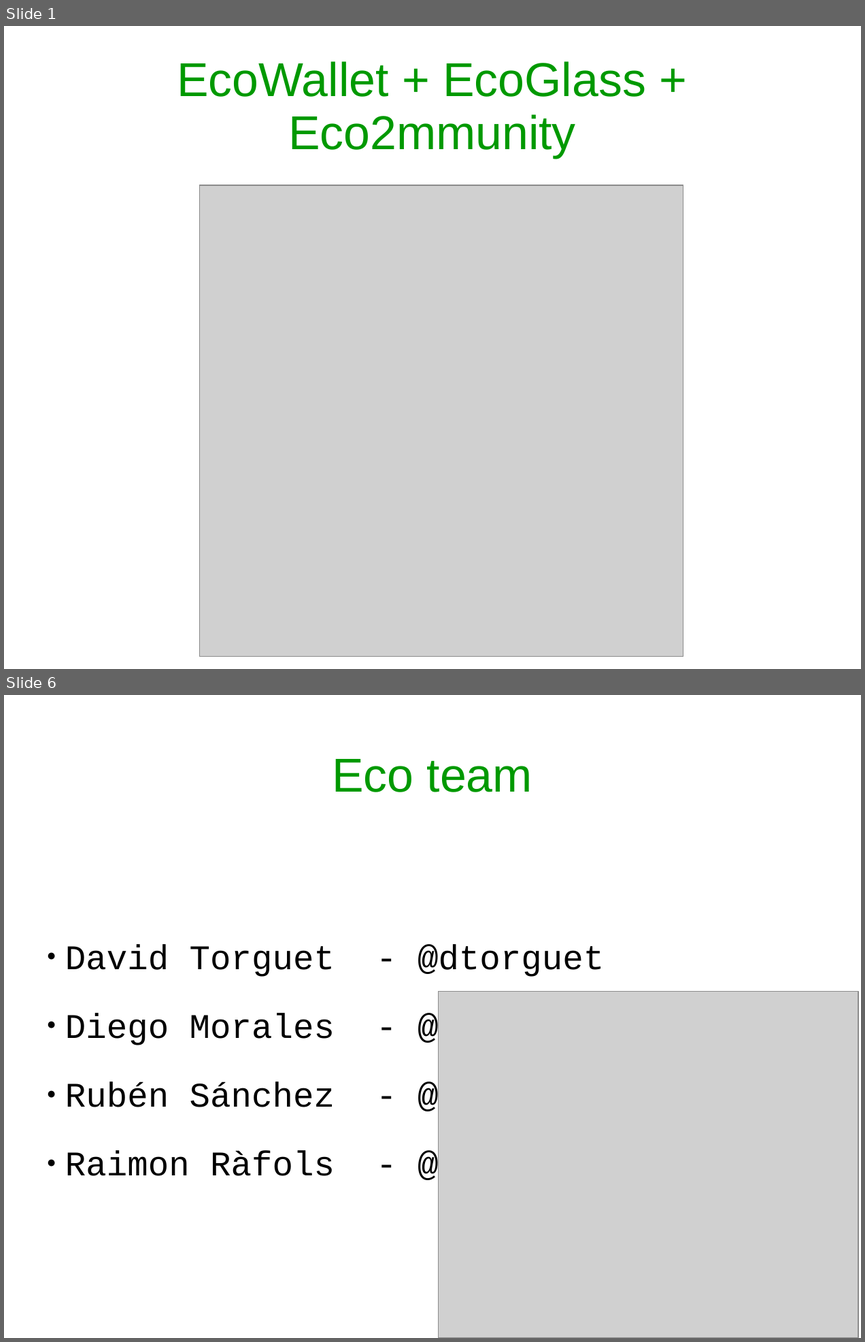
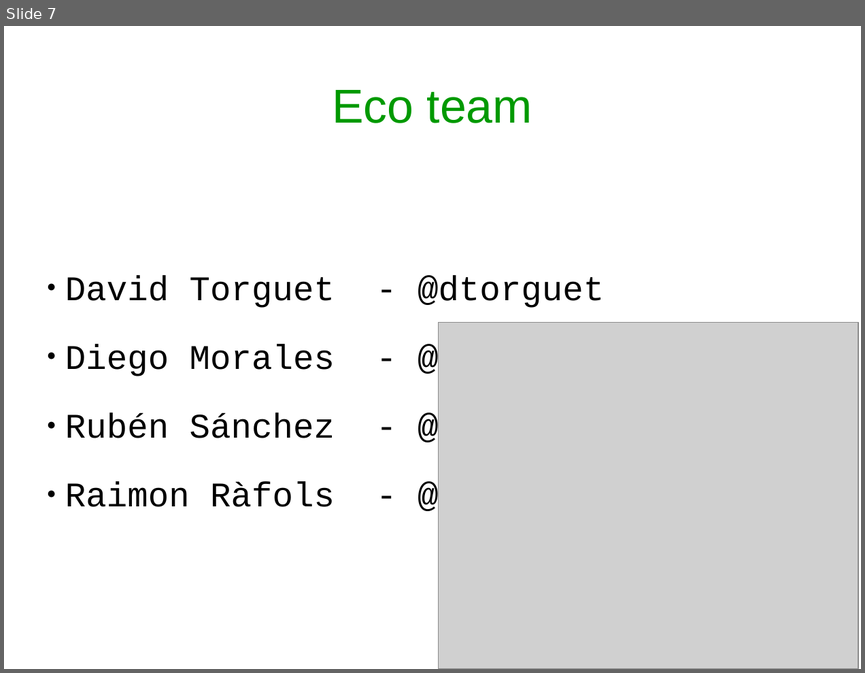
Before and after one commit to rrafols/EcoHack, a slide deck: HackTheRide.ppt. Shown one above the other, each under a label of ours: slides 1 and 6 before the commit, slide 7 after it; the slides between them are not shown. The pictures are 865x1342 and 865x673 pixels, drawn with LibreOffice and Linux fonts; fonts in the diff are those of the drawing; grey boxes stand for pictures. Boxes give left, top, right and bottom in pixels: in the first picture for what was removed or moved away, otherwise in the second. Text is boxed around its words. In the diff, an @@ line names an element or a change of style, - is before the commit and + after.

```diff
--- a/HackTheRide.ppt
+++ b/HackTheRide.ppt
@@ slide 1 removed at bbox=[4, 26, 861, 669], background #FFFFFF @@
@@ title removed at bbox=[177, 61, 646, 158] @@
-EcoWallet + EcoGlass + Eco2mmunity
@@ picture removed at bbox=[200, 185, 683, 656] @@
@@ what was slide 6 is now slide 7 @@
```
Also in this commit, not shown: 4 slides changed, 2 slides added, 1 other file.
